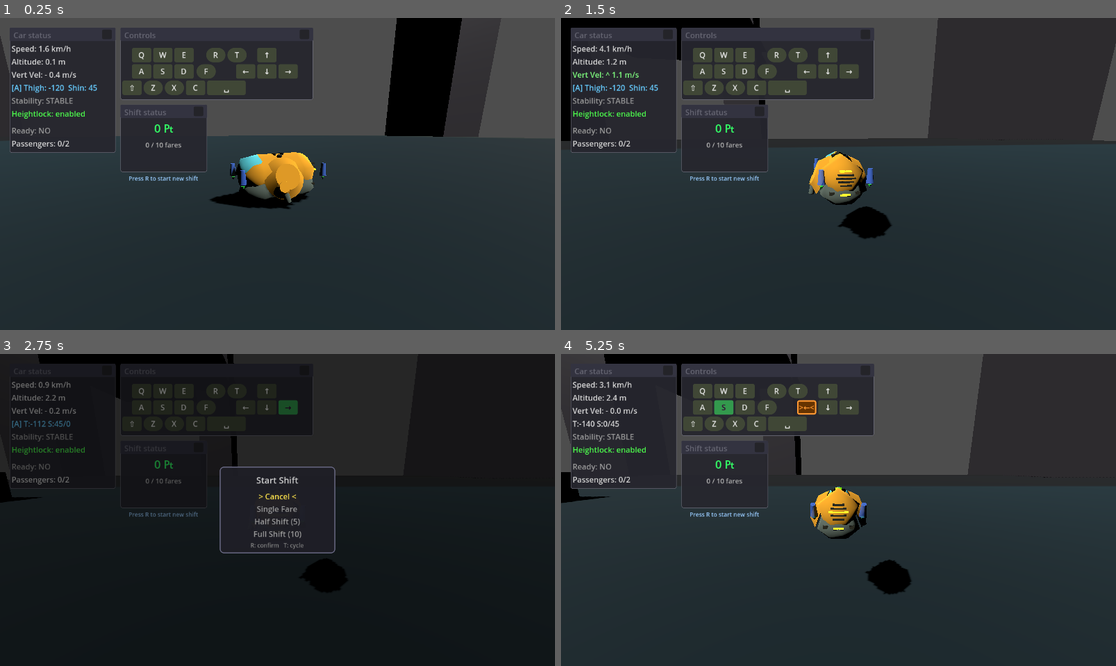
Above: before the commit, frames 1-4 (two rows, left to right).
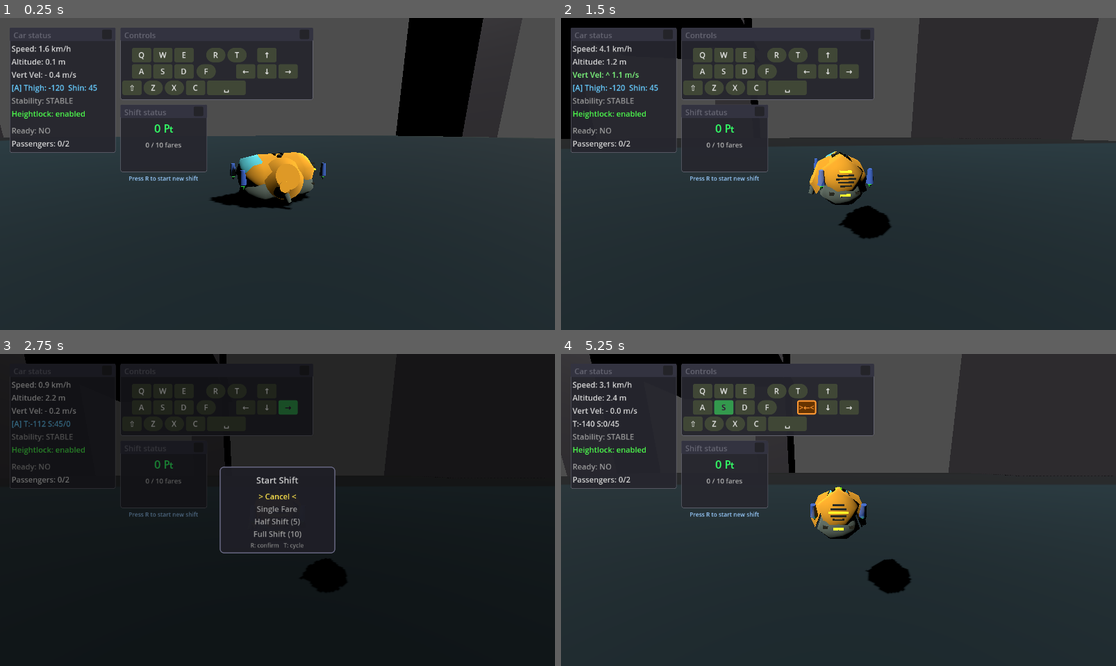
Above: after the commit, the same moments.

Repository: TaxiService/fcar
Game: Godot game, scene res://t&St_scene.tscn
Two runs of this game, one before a commit and one after it. Both use one fixed random seed, a clock stepped at 60 frames per second and the inputs below. This scene is started directly instead of the project's main scene. The engine's default icon, where the game draws it, is replaced by a stand-in: a white triangle on a blue panel in a dark square.
Inputs (mouse positions are in pixels of both pictures, inside the frame that each line leads up to):
- Up to frame 1 (0.25 s): no input
- Up to frame 2 (1.5 s): tap R (confirm) at 0.5, 1.25 s; drag from (622, 89) to (894, 105) at 0.52 s; drag from (727, 139) to (810, 236) at 1.27 s
- Up to frame 3 (2.75 s): tap R (confirm) at 2 s; move the mouse to (216, 400) at 2.02 s; hold Right (shin_right) from 2.03 s (still down); tap C (crouch) at 2.1 s; click (216, 400) at 2.17 s
- Up to frame 4 (5.25 s): release Right (shin_right) at 2.75 s; tap R (confirm) at 2.75, 3.5, 4.25 s; drag from (810, 572) to (672, 463) at 2.77 s; move the mouse to (1005, 556) at 3.52 s; hold Left (shin_left) 3.53-4.25 s; hold F (toggle_control_lock) 3.53-4.25 s; tap Space (jump) at 3.77 s; drag from (672, 463) to (755, 432) at 4.27 s; move the mouse to (866, 510) at 5.02 s; hold S (backward) from 5.03 s (still down); tap Alt at 5.1 s; click (866, 510) at 5.17 s

The runs differ from the first frame. In frame 1, 3.9% of the frame differs, in the area x 0-94%, y 0-62%; in frame 2, 3.1%; in frame 3, 0.5%; in frame 4, 2.7%.

Commit message:
tweaked yaw decel, put fcar.tscn in test scene

Diff:
--- a/fcar/f_car.tscn
+++ b/fcar/f_car.tscn
@@ -73,6 +73,10 @@
 bottom_radius = 0.06
 height = 0.25
 radial_segments = 6
+
+[sub_resource type="CapsuleShape3D" id="CapsuleShape3D_8i1s8"]
+radius = 0.6
+height = 2.1
 
 [node name="FCar" type="RigidBody3D"]
 mass = 5000.0
@@ -92,6 +96,7 @@
 max_thrust = 20.0
 roll_differential = 0.5
 yaw_acceleration = 1.8
+yaw_deceleration = 1.8
 booster_default_thigh_angle = -119.75
 booster_preset_forward = Vector2(-57, 45)
 booster_preset_backward = Vector2(-180, 20)
@@ -239,3 +244,9 @@
 [node name="exhaust" type="MeshInstance3D" parent="booster-L/thigh/shin"]
 transform = Transform3D(1, 0, 0, 0, -4.371139e-08, 1, 0, -1, -4.371139e-08, 0, -0.021846801, 0.23164213)
 mesh = SubResource("CylinderMesh_lquwl")
+
+[node name="PeopleCollision" type="Area3D" parent="."]
+
+[node name="CollisionShape3D" type="CollisionShape3D" parent="PeopleCollision"]
+transform = Transform3D(1, 0, 0, 0, -4.371139e-08, 1, 0, -1, -4.371139e-08, 0, -0.09018165, 0)
+shape = SubResource("CapsuleShape3D_8i1s8")
--- a/t&St_scene.tscn
+++ b/t&St_scene.tscn
@@ -1,7 +1,6 @@
-[gd_scene load_steps=17 format=3 uid="uid://dek4efddws8mr"]
+[gd_scene load_steps=16 format=3 uid="uid://dek4efddws8mr"]
 
 [ext_resource type="Texture2D" uid="uid://b8dhd5iqbef0" path="res://icon.svg" id="1_et1pl"]
-[ext_resource type="Script" uid="uid://313aqakyo1m1" path="res://fcar/Camera3D.gd" id="1_ptugb"]
 [ext_resource type="PackedScene" uid="uid://cycok6yqmtjes" path="res://fcar/f_car.tscn" id="2_7mycd"]
 [ext_resource type="PackedScene" uid="uid://c1ov2avlb3xs2" path="res://city/building/antenna1.tscn" id="4_272bh"]
 [ext_resource type="Script" uid="uid://dvu3f10fe6r2" path="res://systems/PeopleManager.gd" id="6_people"]
@@ -48,13 +47,7 @@
 transform = Transform3D(0.707107, 0.5, -0.5, 0, 0.707107, 0.707107, 0.707107, -0.5, 0.5, 0, 5, 0)
 shadow_enabled = true
 
-[node name="FCam" type="Camera3D" parent="." node_paths=PackedStringArray("target")]
-transform = Transform3D(1, 0, 0, 0, 0.9961948, 0.08715568, 0, -0.08715568, 0.9961948, -2.2765515, 2.07618, 7.6534176)
-script = ExtResource("1_ptugb")
-target = NodePath("../FCar")
-
 [node name="FCar" parent="." instance=ExtResource("2_7mycd")]
-transform = Transform3D(1, 0, 0, 0, 1, 0, 0, 0, 1, -11.767887, 0, -0.079668045)
 
 [node name="city" type="Node" parent="."]
 
Not shown: 1 places in fcar/f_car.tscn that only renumber resources
